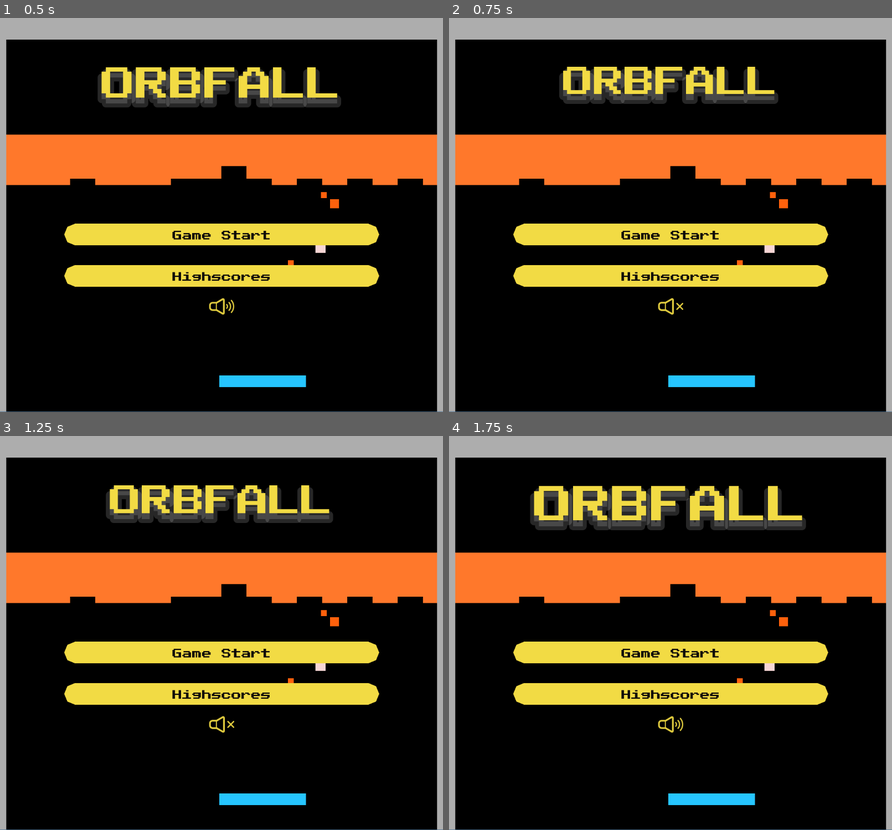
Above: before the commit, frames 1-4 (two rows, left to right).
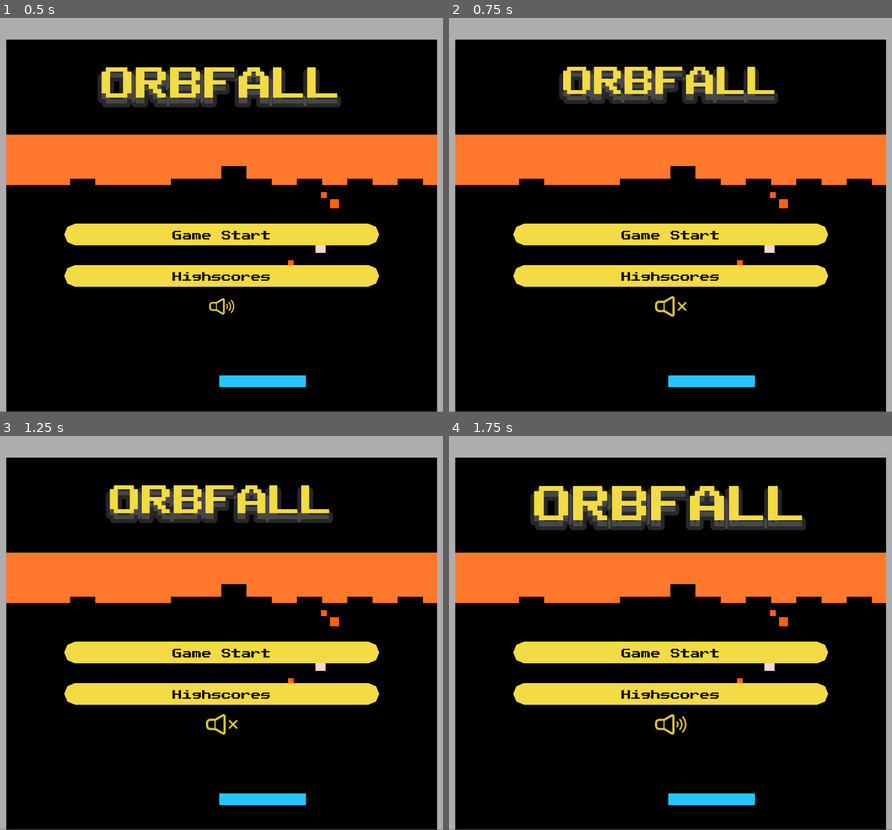
Above: after the commit, the same moments.

Repository: KeiGar/OrbFall
Game: Godot game, scene res://scenes/menus/main_menu_controls.tscn
Two runs of this game, one before a commit and one after it. Both use one fixed random seed, a clock stepped at 60 frames per second and the inputs below.
Inputs (mouse positions are in pixels of both pictures, inside the frame that each line leads up to):
- Up to frame 1 (0.5 s): no input
- Up to frame 2 (0.75 s): click (670, 305) at 0.5 s
- Up to frame 3 (1.25 s): no input
- Up to frame 4 (1.75 s): click (670, 723) at 1.25 s

Frame 1 is identical in both runs. In frame 2, 0.2% of the frame differs, in the area x 46-54%, y 70-76%; in frame 3, 0.2%; in frame 4, 0.2%.

Commit message:
implemented mute button

Diff:
--- a/project.godot
+++ b/project.godot
@@ -21,6 +21,7 @@
 [autoload]
 
 PlayerVariables="*res://scripts/globals/player_variables.gd"
+GlobalSettings="*uid://boovugufbvit3"
 
 [display]
 
--- a/scenes/menus/mute_button.tscn
+++ b/scenes/menus/mute_button.tscn
@@ -1,7 +1,6 @@
 [gd_scene format=3 uid="uid://bv40xbu0h8vjg"]
 
 [ext_resource type="Texture2D" uid="uid://bqqdaokqnqe1c" path="res://assets/icons/speaker_unmute.png" id="1_5iiri"]
-[ext_resource type="Texture2D" uid="uid://dgkc5ulm7burk" path="res://assets/icons/speaker_mute.png" id="1_rxt6g"]
 [ext_resource type="Script" uid="uid://befhr41uxjo5j" path="res://scripts/menus/mute_button.gd" id="1_wumwf"]
 
 [node name="MuteButton" type="Control" unique_id=1529709918]
@@ -9,7 +8,7 @@
 anchors_preset = 0
 script = ExtResource("1_wumwf")
 
-[node name="BTN_Mute" type="TextureButton" parent="." unique_id=1299198992]
+[node name="BTN" type="TextureButton" parent="." unique_id=1299198992]
 layout_mode = 0
 offset_left = -32.0
 offset_top = -32.0
@@ -18,15 +17,6 @@
 pivot_offset = Vector2(32, 32)
 texture_normal = ExtResource("1_5iiri")
 
-[node name="BTN_Unmute" type="TextureButton" parent="." unique_id=1737695894]
-visible = false
-layout_mode = 0
-offset_left = -32.0
-offset_top = -32.0
-offset_right = 32.0
-offset_bottom = 32.0
-pivot_offset = Vector2(32, 32)
-texture_normal = ExtResource("1_rxt6g")
-
-[connection signal="pressed" from="BTN_Mute" to="." method="_on_btn_pressed"]
-[connection signal="pressed" from="BTN_Unmute" to="." method="_on_btn_pressed"]
+[connection signal="mouse_entered" from="BTN" to="." method="_on_mouse_entered"]
+[connection signal="mouse_exited" from="BTN" to="." method="_on_mouse_exited"]
+[connection signal="pressed" from="BTN" to="." method="_on_btn_pressed"]
--- /dev/null
+++ b/scripts/globals/global_settings.gd
@@ -0,0 +1,3 @@
+extends Node
+
+var sound_muted := false
--- a/scripts/menus/mute_button.gd
+++ b/scripts/menus/mute_button.gd
@@ -1,18 +1,33 @@
 extends Control
-@onready var btn_mute: TextureButton = $BTN_Mute
-@onready var btn_unmute: TextureButton = $BTN_Unmute
+@onready var btn: TextureButton = $BTN
+const SPEAKER_MUTE = preload("uid://dgkc5ulm7burk")
+const SPEAKER_UNMUTE = preload("uid://bqqdaokqnqe1c")
 
-var is_muted := false
+var is_muted: bool
+const AUDIO_BUS_MAIN := 0
+
+func _ready() -> void:
+	is_muted = GlobalSettings.sound_muted
+	load_texture()
+
+func load_texture() -> void:
+	if is_muted:
+		btn.texture_normal = SPEAKER_MUTE
+	else:
+		btn.texture_normal = SPEAKER_UNMUTE
+
 
 func toggle_mute() -> void:
-	if !is_muted:
-		btn_unmute.visible = true
-		btn_mute.visible = false
-		is_muted = true
-	else:
-		btn_unmute.visible = false
-		btn_mute.visible = true
-		is_muted = false
+	is_muted = !is_muted
+	AudioServer.set_bus_mute(AUDIO_BUS_MAIN, is_muted)
+	GlobalSettings.sound_muted = is_muted
 
 func _on_btn_pressed() -> void:
 	toggle_mute()
+	load_texture()
+
+func _on_mouse_entered() -> void:
+	btn.scale = Vector2(1.25, 1.25)
+
+func _on_mouse_exited() -> void:
+	btn.scale = Vector2(1, 1)
Not shown, added: scripts/globals/global_settings.gd.uid
